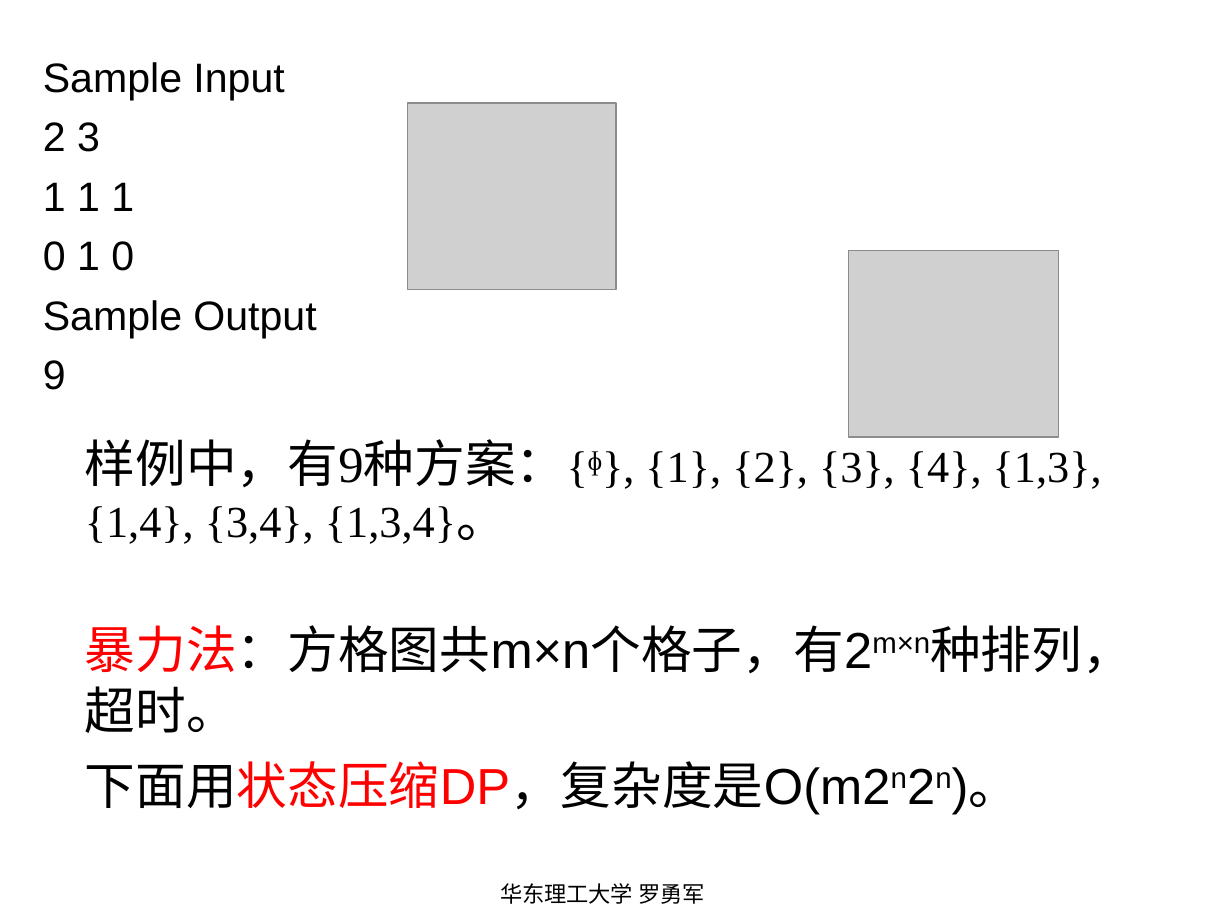
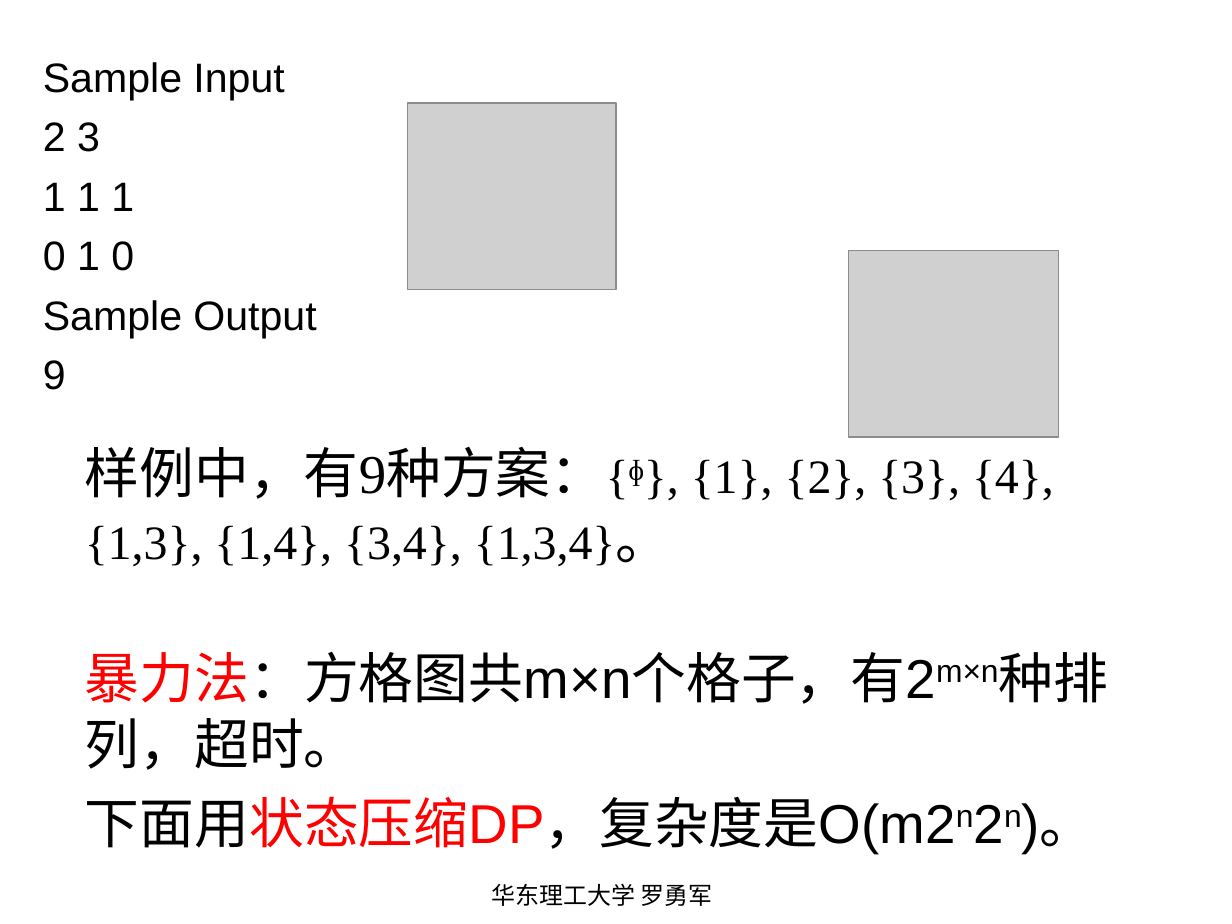
Before and after one commit to luoyongjun999/code, a slide deck: slide 49 of 第7章动态规划(下).ppt. Drawn at 1232x924 pixels with LibreOffice and Linux fonts; fonts in the diff are those of the drawing; grey boxes stand for pictures. Boxes give left, top, right and bottom in pixels: in the first picture for what was removed or moved away, otherwise in the second. Text is boxed around its words. In the diff, an @@ line names an element or a change of style, - is before the commit and + after.

```diff
--- a/第7章动态规划(下).ppt
+++ b/第7章动态规划(下).ppt
@@ text "样例中，有9种方案：{ᶲ}, {1}, {2}, {3}, {4}, ..." at box(85, 447, 1095, 855): size 29.6 to 32 pt in "样例中，有9种方案：{ᶲ}, {1,3,4}。", "暴力法：方格图共m×n个格子，有2m×n种排列，超时。", "下面用状态压缩DP，复杂度是O(m2n2n)。"; size 25.9 to 28 pt in "样例中，有9种方案：{ᶲ}, {1}, {2}, {3}, {4}, {1,3}, {1,4}, ..."; line spacing 0.9 to 1 @@
@@ text "华东理工大学 罗勇军" at box(491, 883, 713, 906): size 12.9 to 14 pt @@
```
Also in this commit, not shown: 2 other slides changed, 9 other files.
